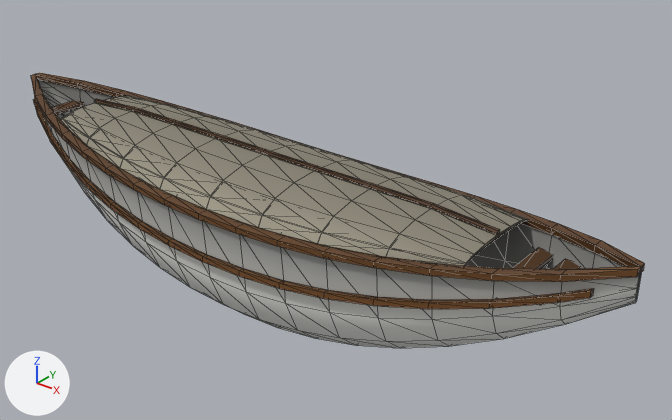
The glTF model public/ship-builder/models/lifeboat-large/lifeboat-large.glb as it was, and as the next commit left it.
The view is the same before and after, from a camera (50 mm lens) standing at (1.492, -1.591, 0.881) and looking at (0.121, 0.123, -0.182). The axes (+X, +Y, +Z) are drawn at lower left. The lights are the same throughout. The older version comes first. Mesh edges are drawn as thin lines. Vertices at exactly the same position are counted once.

Objects in the first picture: 'boatCover', 'gunwale', 'lifeboat'.
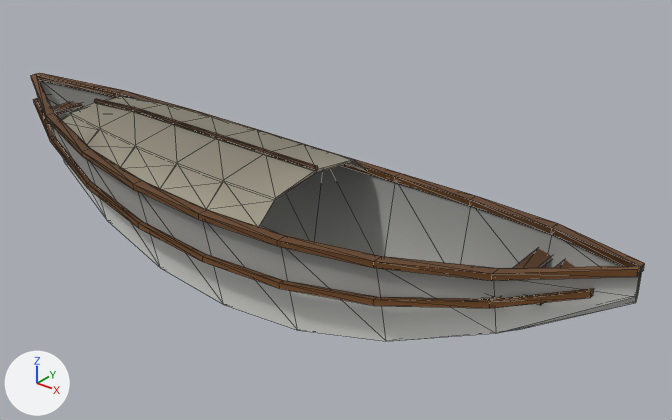
Location of each change, (x1, y1, x2, y2) in pixels of the pictures (672 x 420 px):
'lifeboat', reshaped: before (38, 80, 642, 348); after (39, 80, 642, 341)
'boatCover', reshaped (35% narrower, 23% shorter): before (61, 96, 528, 266); after (62, 96, 366, 227)
'gunwale', reshaped: before (31, 73, 645, 309); after (31, 73, 645, 308)
part 2 of me_gunwale, deleted (brown): before (277, 166, 644, 309)
part 3 of me_gunwale, deleted: before (46, 90, 261, 228)
part 4 of me_gunwale, deleted (brown): before (31, 73, 123, 140)
part 5 of me_gunwale, deleted (mostly hidden): before (262, 131, 400, 174)
part 6 of me_gunwale, deleted (brown): before (133, 181, 286, 289)
part 7 of me_lifeboat, deleted: before (38, 80, 642, 348)

What changed in the scene script:
```text
Change me_boatcover:
    used by ob_boatcover; location = (0.0, 0.0, 0.0)
    remove me_boatcover.from_pydata(...)  # 144 vertices, 284 faces; spans x -0.68..0.661, y -0.212..0.212, z -0.092..-0.015
    add me_boatcover.from_pydata(...)  # 48 vertices, 92 faces; spans x -0.68..0.158, y -0.212..0.212, z -0.092..-0.015
    me_boatcover part 1
    96 vertices are removed from x -0.68..0.661, y -0.199..0.199, z -0.082..-0.016
    284 faces are deleted
    92 new faces join them
Change me_gunwale:
    used by ob_gunwale; location = (0.0, 0.0, 0.0)
    remove me_gunwale.from_pydata(...)  # 358 vertices, 680 faces; spans x -0.97..0.97, y -0.25..0.25, z -0.22..0.0
    add me_gunwale.from_pydata(...)  # 212 vertices, 388 faces; spans x -0.97..0.97, y -0.25..0.25, z -0.22..0.0
    me_gunwale part 2: 66 vertices removed from x 0.33..0.85, y -0.23..0.23, z -0.19..-0.01
    me_gunwale part 3: 32 vertices removed from x -0.61..-0.36, y -0.23..0.23, z -0.19..-0.05
    me_gunwale part 4: 16 vertices removed from x -0.85, y -0.09..0.09, z -0.08..-0.02
    me_gunwale part 5: 16 vertices removed from x -0.12..0.12, y 0.22..0.24, z -0.22..-0.09
    me_gunwale part 6: 16 vertices removed from x -0.12..0.12, y -0.24..-0.22, z -0.22..-0.09
Change me_lifeboat:
    used by ob_lifeboat; location = (0.0, 0.0, 0.0)
    remove me_lifeboat.from_pydata(...)  # 306 vertices, 608 faces; spans x -0.97..0.97, y -0.24..0.24, z -0.45..-0.01
    add me_lifeboat.from_pydata(...)  # 90 vertices, 176 faces; spans x -0.97..0.97, y -0.24..0.24, z -0.45..-0.01
    me_lifeboat part 7: 216 vertices removed from x -0.97..0.97, y -0.23..0.23, z -0.44..-0.03
```
